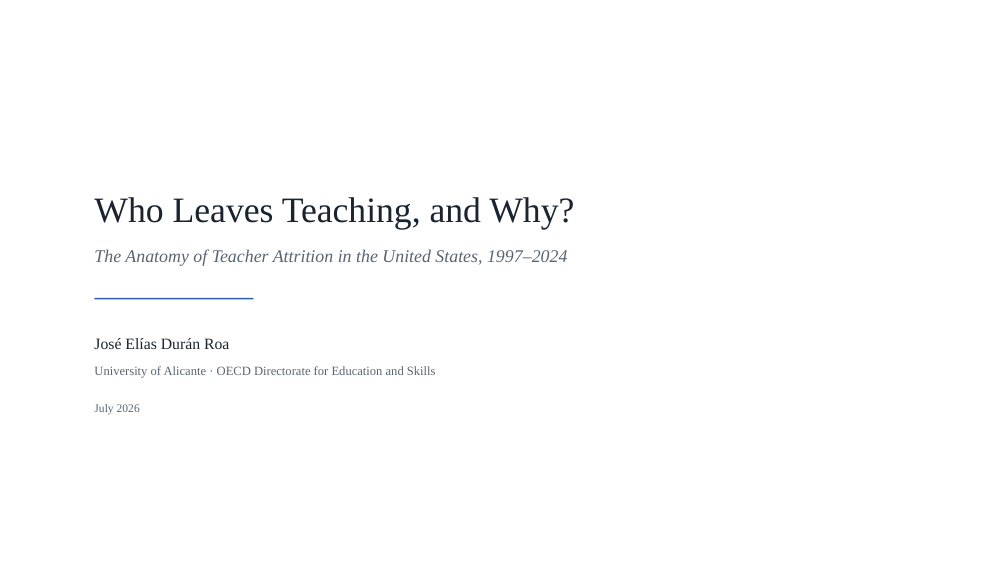
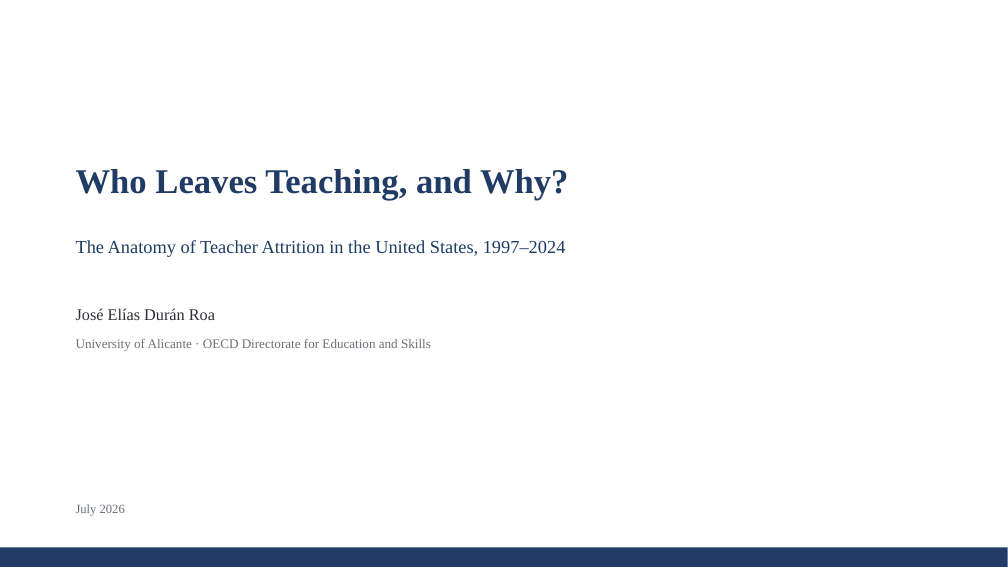
Before and after one commit to jedr1-ship-it/Alternative-Pathways----Quant, a slide deck: slide 1 of report/teacher_attrition_figures.pptx. Drawn at 1008x567 pixels with LibreOffice and Linux fonts; fonts in the diff are those of the drawing. Boxes give left, top, right and bottom in pixels: in the first picture for what was removed or moved away, otherwise in the second. Text is boxed around its words. In the diff, an @@ line names an element or a change of style, - is before the commit and + after.

```diff
--- a/report/teacher_attrition_figures.pptx
+++ b/report/teacher_attrition_figures.pptx
@@ text "Who Leaves Teaching, and Why?": place and size @@
-text "Who Leaves Teaching, and Why?" at bbox=[94, 197, 574, 229]
+text "Who Leaves Teaching, and Why?" at bbox=[76, 169, 569, 200]
@@ text "Who Leaves Teaching, and Why?" at bbox=[76, 169, 569, 200]: size 34 to 33 pt, text colour #1A2430 to #1F3B66, bold on @@
@@ text "The Anatomy of Teacher Attrition ...": place and size @@
-text "The Anatomy of Teacher Attrition ..." at bbox=[94, 249, 567, 266]
+text "The Anatomy of Teacher Attrition ..." at bbox=[76, 240, 566, 257]
@@ text "The Anatomy of Teacher Attrition ..." at bbox=[76, 240, 566, 257]: size 17 to 17.5 pt, text colour #5A6572 to #1F3B66, italic off @@
@@ text "José Elías Durán Roa": place and size @@
-text "José Elías Durán Roa" at bbox=[94, 338, 229, 349]
+text "José Elías Durán Roa" at bbox=[76, 308, 215, 320]
@@ text "José Elías Durán Roa" at bbox=[76, 308, 215, 320]: size 15 to 15.5 pt, text colour #1A2430 to #2B2F33 @@
@@ line removed from (95, 299) to (253, 299) @@
@@ text "University of Alicante · OECD ...": place and size @@
-text "University of Alicante · OECD ..." at bbox=[94, 366, 436, 378]
+text "University of Alicante · OECD ..." at bbox=[76, 339, 431, 351]
@@ text "University of Alicante · OECD ..." at bbox=[76, 339, 431, 351]: size 12 to 12.5 pt, text colour #5A6572 to #6A7076 @@
@@ text "July 2026": place and size @@
-text "July 2026" at bbox=[94, 404, 140, 415]
+text "July 2026" at bbox=[76, 504, 125, 516]
@@ text "July 2026" at bbox=[76, 504, 125, 516]: size 11 to 12 pt, text colour #5A6572 to #6A7076 @@
@@ rectangle added at bbox=[0, 547, 1008, 567], fill #1F3B66 @@
```
Also in this commit, not shown: 1 other slide changed, 27 other files.
